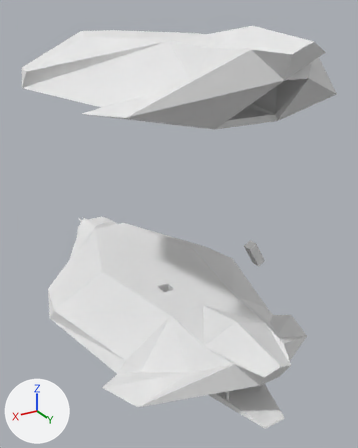
One commit to the Blender file Assets/Models/Vehicles/Dreadnaught.blend: the scene before it, then after it.
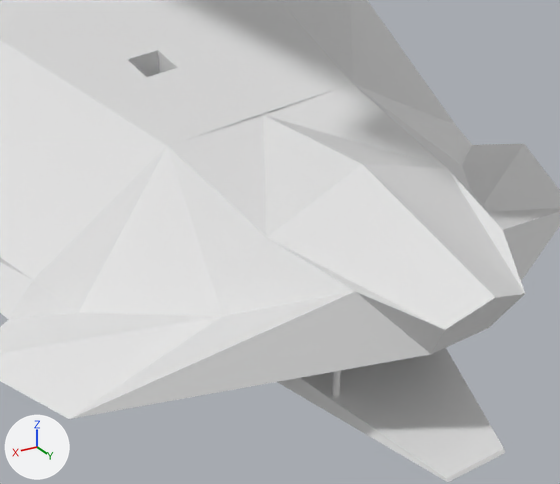
Old and new are each drawn whole from a 50 mm camera at (11.1, 19.1, 13.7) aimed at (-1.4, -1.8, 3.2) and again close up on the part from 32% to 85% of the width and 59% to 96% of the height. The axes (+X, +Y, +Z) are drawn at lower left. The lights are the same throughout.
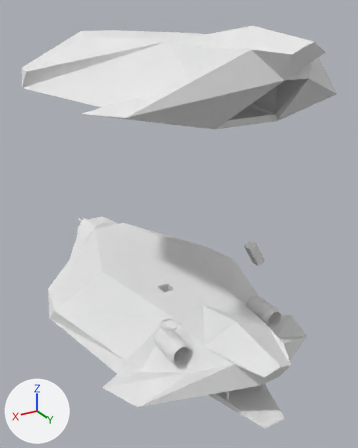
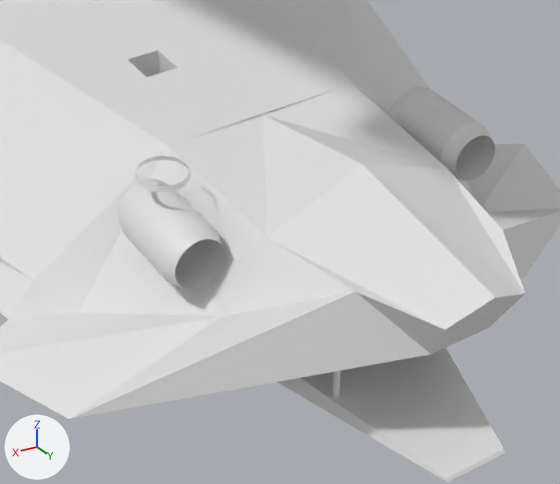
Where the newer file only moved an object's origin or applied its transform, the numbers keep the older frame.

Boxes (x1, y1, x2, y2) around the edits, measured in the close-ups (560 x 484 px):
```json
{"object": "Dreadnaught Engine", "change": "added", "after": [118, 179, 224, 289]}
{"object": "Cylinder.005", "change": "added", "after": [390, 87, 495, 181]}
{"object": "Dreadnaught Engine Exhaust", "change": "added", "after": [135, 156, 191, 192]}
```

Scene script edits in JSON lines:
```json
{"op": "add", "block": "me_cylinder_005", "code": ["me_cylinder_005 = bpy.data.meshes.new('Cylinder.005')", "me_cylinder_005.from_pydata(...)  # 289 vertices, 289 faces; spans x -0.49..0.49, y -0.71..1.01, z -0.49..0.49", "me_cylinder_005.polygons.foreach_set('use_smooth', [True] * 289)"]}
{"op": "add", "block": "me_cylinder_006", "code": ["me_cylinder_006 = bpy.data.meshes.new('Cylinder.006')", "me_cylinder_006.from_pydata(...)  # 289 vertices, 289 faces; spans x -2.97..-2.0, y 0.21..1.19, z -4.9..-3.18"]}
{"op": "add", "block": "me_cylinder_013", "code": ["me_cylinder_013 = bpy.data.meshes.new('Cylinder.013')", "me_cylinder_013.from_pydata(...)  # 64 vertices, 32 faces; spans x -0.392..0.392, y -0.392..0.392, z -0.041..0.041", "me_cylinder_013.polygons.foreach_set('use_smooth', [True] * 32)"]}
{"op": "add", "block": "ob_dreadnaught_engine", "code": ["ob_dreadnaught_engine = bpy.data.objects.new('Dreadnaught Engine', me_cylinder_005)", "ob_dreadnaught_engine.location = (2.48, 3.89, 0.7)", "_m = ob_dreadnaught_engine.modifiers.new('EdgeSplit', 'EDGE_SPLIT')", "_m.split_angle = 0.518"]}
{"op": "add", "block": "ob_cylinder_005", "code": ["ob_cylinder_005 = bpy.data.objects.new('Cylinder.005', me_cylinder_006)", "ob_cylinder_005.location = (0.0, 0.0, 0.0)", "ob_cylinder_005.rotation_euler = (1.571, 0.0, 0.0)  # degrees (90, 0, 0)"]}
{"op": "add", "block": "ob_dreadnaught_engine_exhaust", "code": ["ob_dreadnaught_engine_exhaust = bpy.data.objects.new('Dreadnaught Engine Exhaust', me_cylinder_013)", "ob_dreadnaught_engine_exhaust.location = (2.48, 3.89, 1.6)", "_m = ob_dreadnaught_engine_exhaust.modifiers.new('EdgeSplit', 'EDGE_SPLIT')", "_m.split_angle = 0.518"]}
```
